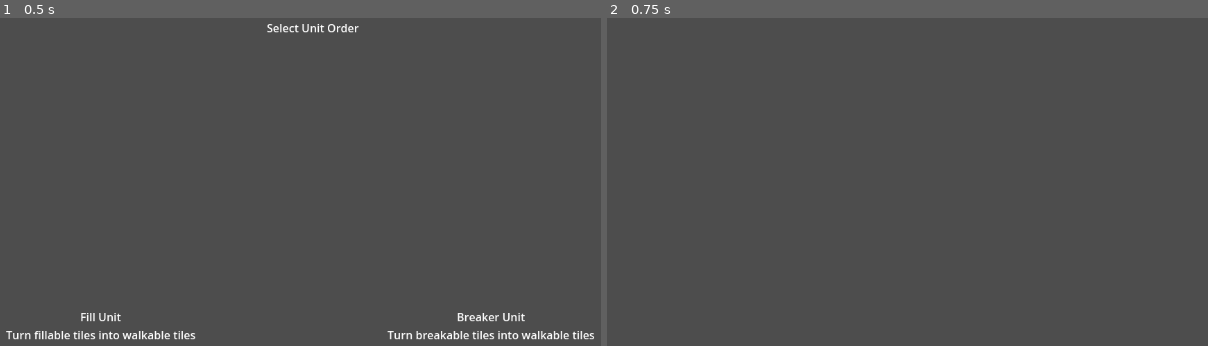
Above: before the commit, frames 1-2 (left to right).
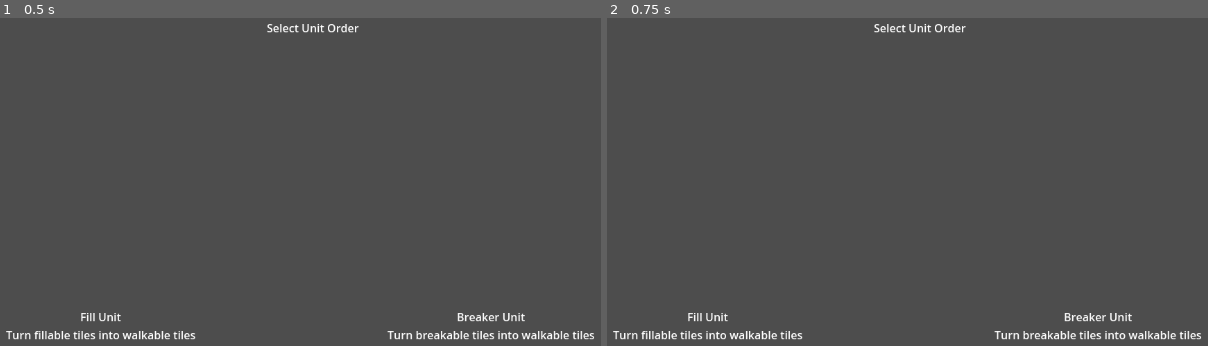
Above: after the commit, the same moments.

Repository: JaggerV20/reflectionsGameJam
Game: Godot game, scene res://Scenes/JTestSelectScene.tscn
The game is run twice, just before and just after one commit, with the same random seed, the same clock (stepped at 60 frames per second) and the same inputs. This scene is started directly instead of the project's main scene.
Inputs:
- Up to frame 1 (0.5 s): no input
- Up to frame 2 (0.75 s): tap Enter (ui_accept) at 0.5, 0.6 s; hold Right (ui_right) from 0.53 s (still down)

Frame 1 is identical in both runs. In frame 2, 1.4% of the frame differs, in the area x 0-99%, y 1-99%.
Error in both runs: Invalid access to property or key 'toggleSelection' on a base object of type 'null instance'. (res://Scripts/SelectUnit.gd:25)

Commit message:
Updated unit selection
Selection mechanics have been updated. Player goes back to selection screen after death. If a different unit is selected, the previously selected unit will remain on the map with their actions undone. Reselecting a unit will reset their position back to the start.
Next goal is the simultaneous action, which just comes down to playing the action stack after the player controls their unit.

Diff:
--- a/Scripts/SelectUnit.gd
+++ b/Scripts/SelectUnit.gd
@@ -10,13 +10,13 @@
 var unitArray = ["Temp", "Temp"]
 var highlightArray
 
-var cursorIndex = 0
+var cursorIndex = null
 var prevCursorIndex = 0
 var indexChange = 0
 
 var unitIndex = 0
 
-var disabled = false
+var disableAction = false
 
 var simultaneous_scene = preload("res://Scenes/JTestScene.tscn").instantiate()
 signal unitSelected
@@ -24,14 +24,17 @@
 func _ready() -> void:
 	stage_handler.toggleSelection.connect(_on_toggle_selection)
 	highlightArray = [selection_highlight_1, selection_highlight_2]
-	highlightArray[cursorIndex].visible = true
 
 # Called every frame. 'delta' is the elapsed time since the previous frame.
 func _process(delta: float) -> void:
-	if(!disabled):
+	if(!disableAction):
 		if(Input.is_action_just_pressed("ui_right")):
+			if(cursorIndex == null):
+				cursorIndex = -1
 			indexChange = 1
 		elif(Input.is_action_just_pressed("ui_left")):
+			if(cursorIndex == null):
+				cursorIndex = highlightArray.size()
 			indexChange = -1
 		if(indexChange != 0):
 			prevCursorIndex = cursorIndex
@@ -41,15 +44,19 @@
 			elif(cursorIndex > highlightArray.size() - 1):
 				cursorIndex = 0
 			highlightArray[cursorIndex].visible = true
-			highlightArray[prevCursorIndex].visible = false
+			if(prevCursorIndex > -1 and prevCursorIndex < highlightArray.size()):
+				highlightArray[prevCursorIndex].visible = false
 			indexChange = 0
-		if(Input.is_action_just_pressed("ui_accept")):
+		if(Input.is_action_just_pressed("ui_accept") and cursorIndex != null):
 			unitSelected.emit(cursorIndex)
-			disabled = true
+			disableAction = true
 			control.visible = false
 			visible = false
 
 func _on_toggle_selection():
 	visible = true
 	control.visible = true
-	disabled = false
+	disableAction = false
+	cursorIndex = null
+	for highlight in highlightArray:
+		highlight.visible = false
--- a/Scripts/StageHandler.gd
+++ b/Scripts/StageHandler.gd
@@ -127,7 +127,7 @@
 
 	unitNodes = unit_holder.get_children()
 	for unit in unitNodes:
-		unit.disabled = true
+		unit.disableAction = true
 		unit.visible = false
 		unit.unitIndex = startIndex
 		unit.nextIndex = startIndex
@@ -144,15 +144,20 @@
 
 func _on_unit_selected(index : int):
 	currentUnit = index
-	unitNodes[currentUnit].disabled = false
+	unitNodes[currentUnit].disableAction = false
+	unitNodes[currentUnit].isAlive = true
 	unitNodes[currentUnit].visible = true
+	unitNodes[currentUnit].actionStack.clear()
+	unitNodes[currentUnit].actionStack.resize(unitNodes[currentUnit].turnCount)
+	unitNodes[currentUnit].unitIndex = startIndex
+	unitNodes[currentUnit].nextIndex = startIndex
+	unitNodes[currentUnit].zPos = (startIndex / mapWidth) + 0.5
+	unitNodes[currentUnit].xPos = (startIndex % mapLength) + 0.5
 #This method will check if an action is legal, like if the player can walk on the tile
 #It also needs to handle tile changes, such as filling or breaking tiles.
 #This is how I'll store the action stack for reflects
 func _on_player_input(unit : Node3D):
 	var wantedTile = stageMap[unit.nextIndex]
-	print(wantedTile)
-	#Simple movement test
 	if(unit.nextIndex == unit.unitIndex):
 		unit.actionStack[unit.currentTurnCount - 1] = {"Index" : unit.unitIndex, "ActionIndex" : unit.nextIndex, "Effect" : "Wait"}
 	elif(wantedTile["Fillable"] and unit.filler):
@@ -171,14 +176,16 @@
 	authorizeInput.emit(stageMap[unit.nextIndex]["Walkable"])
 
 func _on_player_reflect(unit : Node3D):
+	undoActionStack(unit)
+	unit.zPos = (unit.unitIndex / mapWidth) + 0.5
+	unit.xPos = (unit.unitIndex % mapLength) + 0.5
+
+func undoActionStack(unit : Node3D):
 	for action in unit.actionStack:
-		print(action)
 		if(action != null):
 			unit.unitIndex = action["Index"]
 			if(action["Effect"] == "Fill"):
-				print("Reset fill")
 				var changedTile = stageMap[action["ActionIndex"]]
-				print(changedTile["Loc"])
 				var tempX = changedTile["Loc"].x
 				var tempZ = changedTile["Loc"].z
 				grid_map.set_cell_item(Vector3i(tempX,0,tempZ),1)
@@ -188,9 +195,7 @@
 				stageMap[action["ActionIndex"]]["Fillable"] = true
 				stageMap[action["ActionIndex"]]["Loc"] = Vector3i(tempX,0,tempZ)
 			elif(action["Effect"] == "Break"):
-				print("Reset break")
 				var changedTile = stageMap[action["ActionIndex"]]
-				print(changedTile["Loc"])
 				var tempX = changedTile["Loc"].x
 				var tempZ = changedTile["Loc"].z
 				grid_map.set_cell_item(Vector3i(tempX,1,tempZ),2)
@@ -200,23 +205,11 @@
 				stageMap[action["ActionIndex"]]["Walkable"] = false
 				stageMap[action["ActionIndex"]]["Breakable"] = true
 				stageMap[action["ActionIndex"]]["Loc"] = Vector3i(tempX,0,tempZ)
-
 	unit.nextIndex = unit.unitIndex
-	unit.zPos = (unit.unitIndex / mapWidth) + 0.5
-	unit.xPos = (unit.unitIndex % mapLength) + 0.5
 	unit.currentTurnCount = unit.turnCount
 
 func _on_next_unit():
-	currentUnit += 1
-	if(currentUnit >= availableUnits.size()):
-		currentUnit = 0
-	unitNodes[currentUnit].disabled = false
-	unitNodes[currentUnit].visible = true
-	unitNodes[currentUnit].unitIndex = startIndex
-	unitNodes[currentUnit].nextIndex = startIndex
-	unitNodes[currentUnit].zPos = (startIndex / mapWidth) + 0.5
-	unitNodes[currentUnit].xPos = (startIndex % mapLength) + 0.5
-	unitNodes[currentUnit].isAlive = true
-	unitNodes[currentUnit].currentTurnCount = unitNodes[currentUnit].turnCount
-	unitNodes[currentUnit].actionStack.clear()
-	unitNodes[currentUnit].actionStack.resize(unitNodes[currentUnit].turnCount)
+	for unit in unitNodes:
+		undoActionStack(unit)
+	j_test_select_scene.visible = true
+	toggleSelection.emit()
--- a/Scripts/Unit.gd
+++ b/Scripts/Unit.gd
@@ -20,7 +20,7 @@
 var filler = false
 var breaker = false
 
-var disabled = false
+var disableAction = false
 
 #"Propose" movement to the stage handler. Send unit identifier. Stage handler will check if nextIndex is valid
 signal playerInput
@@ -36,7 +36,7 @@
 
 # Called every frame. 'delta' is the elapsed time since the previous frame.
 func _process(delta: float) -> void:
-	if(!disabled):
+	if(!disableAction):
 		global_position.x = xPos
 		global_position.z = zPos
 		if(currentTurnCount == 0):
@@ -58,15 +58,13 @@
 			isAlive = true
 			reflect.emit(self)
 		if(Input.is_action_just_pressed("ui_accept")):
-			print("Wait")
 			playerInput.emit(self)
 			if(!isAlive):
-				disabled = true
-				print("emit nextUnit")
+				disableAction = true
 				nextUnit.emit()
 
 func _on_stage_response(allowed : bool):
-	if(allowed and !disabled):
+	if(allowed and !disableAction):
 		unitIndex = nextIndex
 		zPos = (unitIndex / mapWidth) + 0.5
 		xPos = (unitIndex % mapLength) + 0.5
